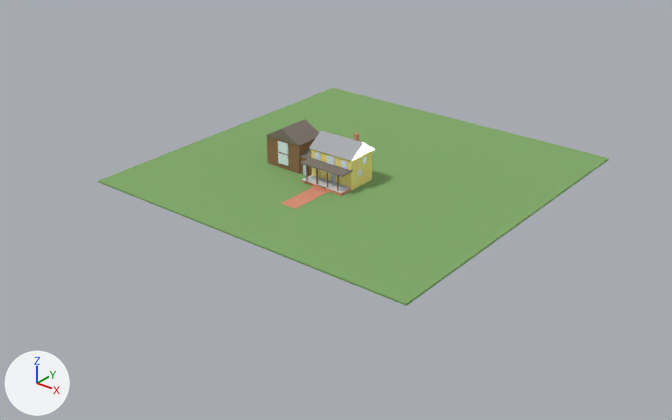
The glTF model public/bondstreet.glb as it was, and as the next commit left it.
Camera for both pictures: a 50 mm lens placed at (85.1, -107.8, 60.9), pointed at (0.4, -2.0, -4.7). The lights are fixed; the arrows at lower left show +X, +Y and +Z. The first picture is the older version. Where no turn or scale is listed for an object, it has been applied to the vertices. Vertices at exactly the same position are counted once.

Before the edit, the objects in view are built like this:
```python
me_addition = bpy.data.meshes.new('Addition')
me_addition.from_pydata(...)  # a box spanning x -3.5..3.5, y -2.75..2.75, z 0.0..5.0
me_addition.materials.append(mat_brownsiding)  # brown #906f4b
me_additionroof = bpy.data.meshes.new('AdditionRoof')
me_additionroof.from_pydata(...)  # 6 vertices, 6 faces; spans x -3.67..3.67, y -2.92..2.92, z 0.0..2.0
me_additionroof.materials.append(mat_asphaltroof)  # grey #7e766c
me_ground = bpy.data.meshes.new('Ground')
me_ground.from_pydata(...)  # a box spanning x -30.0..30.0, y -30.0..30.0, z 0.0..0.3
me_ground.materials.append(mat_grass)  # green #81aa69
me_mainroof = bpy.data.meshes.new('MainRoof')
me_mainroof.from_pydata(...)  # 6 vertices, 6 faces; spans x -4.28..4.28, y -3.03..3.03, z 0.0..2.1
me_mainroof.materials.append(mat_metalroof)  # light grey #ced1d7
me_porchroof = bpy.data.meshes.new('PorchRoof')
me_porchroof.from_pydata(...)  # a box spanning x -4.2..4.2, y -1.33..1.33, z 0.0..0.2
me_porchroof.materials.append(mat_asphaltroof)  # grey #7e766c
me_winup_0 = bpy.data.meshes.new('WinUp+0')
me_winup_0.from_pydata(...)  # a box spanning x -0.77..0.77, y -0.05..0.05, z 0.0..1.45
me_winup_0.materials.append(mat_glass)  # pale blue #e3f5fc
ob_addition = bpy.data.objects.new('Addition', me_addition)
ob_addition.location = (-10.1, 0.0, 0.0)
ob_additionroof = bpy.data.objects.new('AdditionRoof', me_additionroof)
ob_additionroof.location = (-10.1, 0.0, 5.0)
ob_ground = bpy.data.objects.new('Ground', me_ground)
ob_ground.location = (0.0, 5.0, -0.3)
ob_mainroof = bpy.data.objects.new('MainRoof', me_mainroof)
ob_mainroof.location = (0.0, 0.0, 5.2)
ob_porchroof = bpy.data.objects.new('PorchRoof', me_porchroof)
ob_porchroof.location = (0.0, -4.0, 3.3)
ob_winup_0 = bpy.data.objects.new('WinUp+0', me_winup_0)
ob_winup_0.location = (0.0, -2.8, 3.5)
# also in view: 'MainBody' at (0.0, 0.0, 2.6)
```
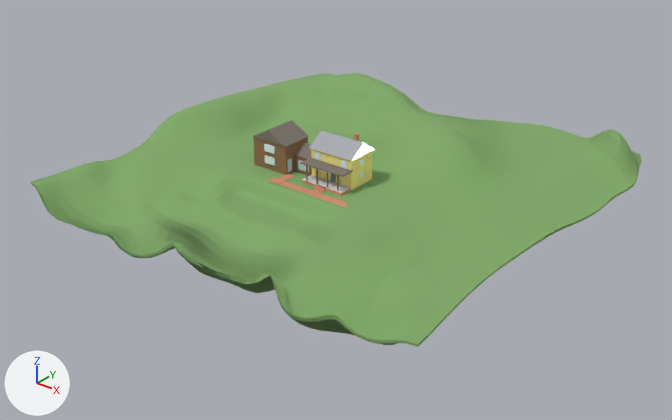
Location of each change, [x1, y1, x2, y2] in pixels of the pictures (672 x 420 px):
'Ground', reshaped, moved (20% wider, 26% taller)
    before: [98, 88, 609, 306]
    after: [31, 73, 642, 347]
'Addition', moved
    before: [267, 136, 315, 174]
    after: [253, 137, 308, 175]
'AdditionRoof', moved
    before: [266, 119, 319, 146]
    after: [252, 120, 309, 147]
'BrickPath.001', added
    after: [271, 174, 294, 184]
'WinUp+0', deleted
    before: [327, 155, 335, 165]

Edits to the bpy script that builds the scene:
```text
Add mat_asphaltroof_001:
    mat_asphaltroof_001 = bpy.data.materials.new('AsphaltRoof.001')
    # nodes: BsdfPrincipled, Mix, OutputMaterial, VertexColor
    # colours: grey #7e766c, mixed with the vertex colours
Add mat_brick_001:
    mat_brick_001 = principled_material('Brick.001')
    mat_brick_001.base_color = (0.7, 0.28, 0.17)  # beige #da9073
    mat_brick_001.roughness = 0.9
Change me_porchroof:
    where me_porchroof.from_pydata(...)  # 8 vertices, 12 faces; spans x -4.2..4.2, y -1.33..1.33, z 0.0..0.2
    remove me_porchroof.materials.append(mat_asphaltroof)  # grey #7e766c
    add me_porchroof.materials.append(mat_asphaltroof_001)
Change me_ground:
    used by ob_ground; location = (0.0, 5.0, -0.3)
    remove me_ground.from_pydata(...)  # 8 vertices, 12 faces; spans x -30.0..30.0, y -30.0..30.0, z 0.0..0.3
    add me_ground.from_pydata(...)  # 15608 vertices, 31212 faces; spans x -36.8..40.9, y -38.1..30.9, z -7.2..9.0
    me_ground part 1: 8 vertices removed from x -30.0..30.0, y -30.0..30.0, z 0.0..0.3; 15608 vertices added at x -36.8..40.9, y -38.1..30.9, z -7.2..9.0
Add me_brickpath_001:
    me_brickpath_001.from_pydata(...)  # a box spanning x -0.75..0.75, y -1.99..1.99, z 0.0..0.03
    me_brickpath_001.materials.append(mat_brick_001)  # beige #da9073
Change ob_addition:
    ob_addition.location: (-10.1, 0.0, 0.0) -> (-11.5, -1.7, 0.0)
Change ob_additionroof:
    ob_additionroof.location: (-10.1, 0.0, 5.0) -> (-11.5, -1.7, 5.0)
Remove ob_winup_0:
    ob_winup_0 = bpy.data.objects.new('WinUp+0', me_winup_0)
    ob_winup_0.location = (0.0, -2.8, 3.5)
Change ob_ground:
    ob_ground.location: (0.0, 5.0, -0.3) -> (-1.4, 5.0, -0.3)
Add ob_brickpath_001:
    ob_brickpath_001 = bpy.data.objects.new('BrickPath.001', me_brickpath_001)
    ob_brickpath_001.location = (-7.2, -6.1, 0.1)
```
